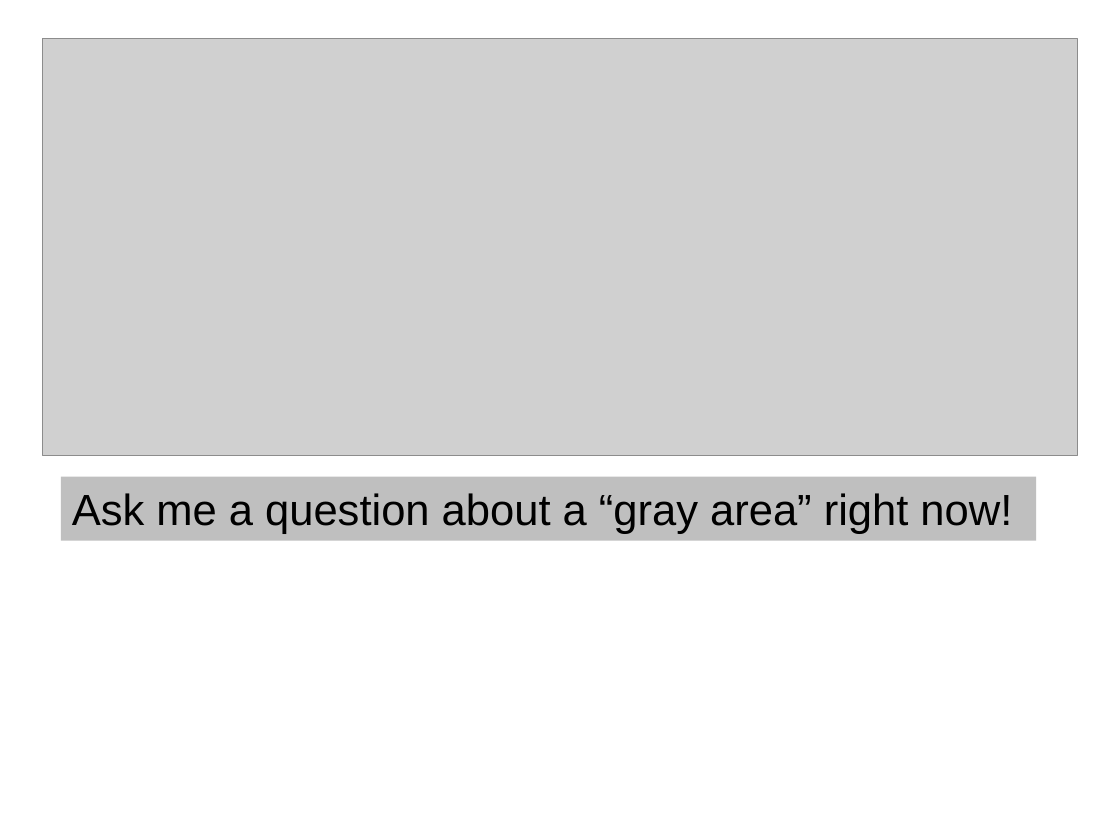
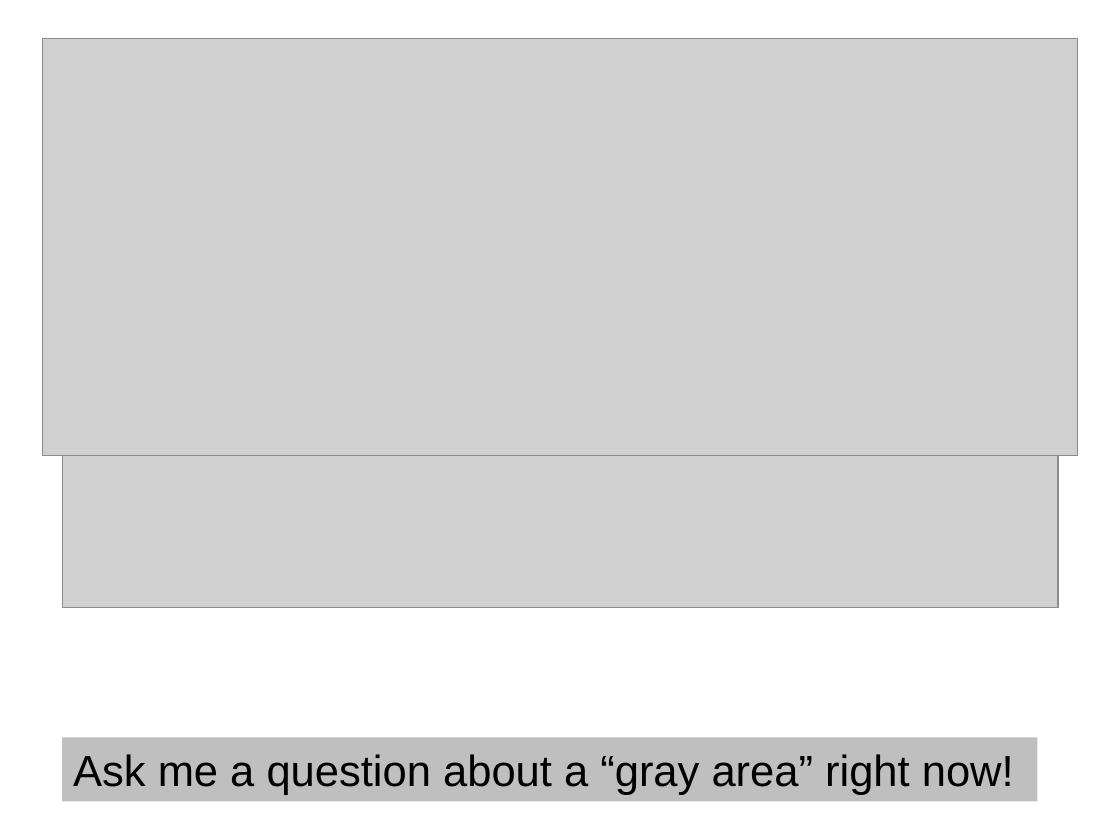
Before and after one commit to RHIT-CSSE/csse220, a slide deck: slide 16 of ClassMaterials/2DArraysAndMaps/Slides/Part1-Help-and-Academic-Integrity.pptx. Drawn at 1120x840 pixels with LibreOffice and Linux fonts; fonts in the diff are those of the drawing; grey boxes stand for pictures. Boxes give left, top, right and bottom in pixels: in the first picture for what was removed or moved away, otherwise in the second. Text is boxed around its words. In the diff, an @@ line names an element or a change of style, - is before the commit and + after.

```diff
--- a/ClassMaterials/2DArraysAndMaps/Slides/Part1-Help-and-Academic-Integrity.pptx
+++ b/ClassMaterials/2DArraysAndMaps/Slides/Part1-Help-and-Academic-Integrity.pptx
@@ picture added at <box>63,456,1058,608</box> @@
@@ rectangle "Ask me a question about ...": place and size @@
-rectangle "Ask me a question about ..." at <box>60,476,1036,540</box>
+rectangle "Ask me a question about ..." at <box>63,737,1038,801</box>
```
Also in this commit, not shown: 1 other slide changed, 48 other files.
